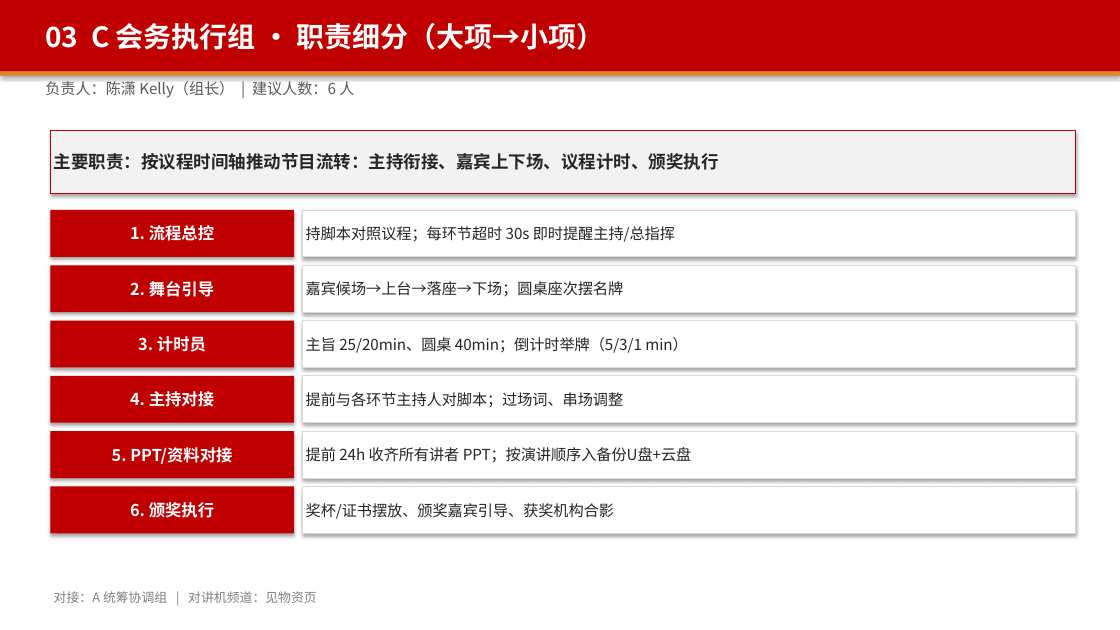
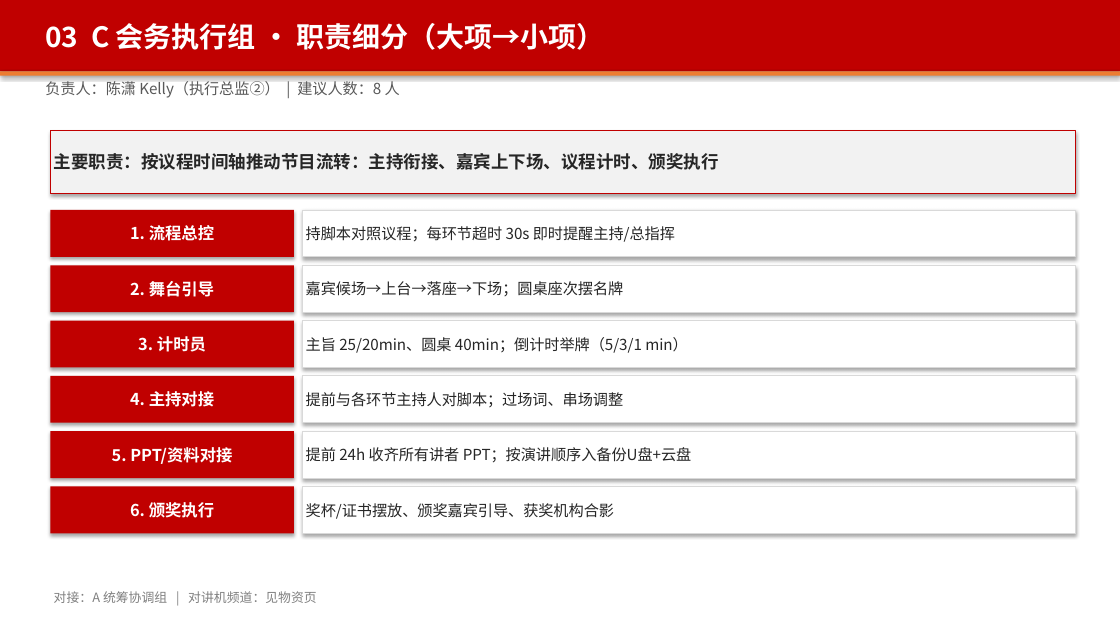
Before and after one commit to hujigang2010-maker/AIDEN, a slide deck: slide 7 of 2026峰会_志愿者分工方案.pptx. Drawn at 1120x630 pixels with LibreOffice and Linux fonts; fonts in the diff are those of the drawing. Boxes give left, top, right and bottom in pixels: in the first picture for what was removed or moved away, otherwise in the second. Text is boxed around its words. In the diff, an @@ line names an element or a change of style, - is before the commit and + after.

```diff
--- a/2026峰会_志愿者分工方案.pptx
+++ b/2026峰会_志愿者分工方案.pptx
@@ text at box(45, 79, 400, 98): text changed @@
-负责人：陈潇 Kelly（组长） | 建议人数：6 人
+负责人：陈潇 Kelly（执行总监②） | 建议人数：8 人
```
Also in this commit, not shown: 13 other slides changed, 2 other files.
